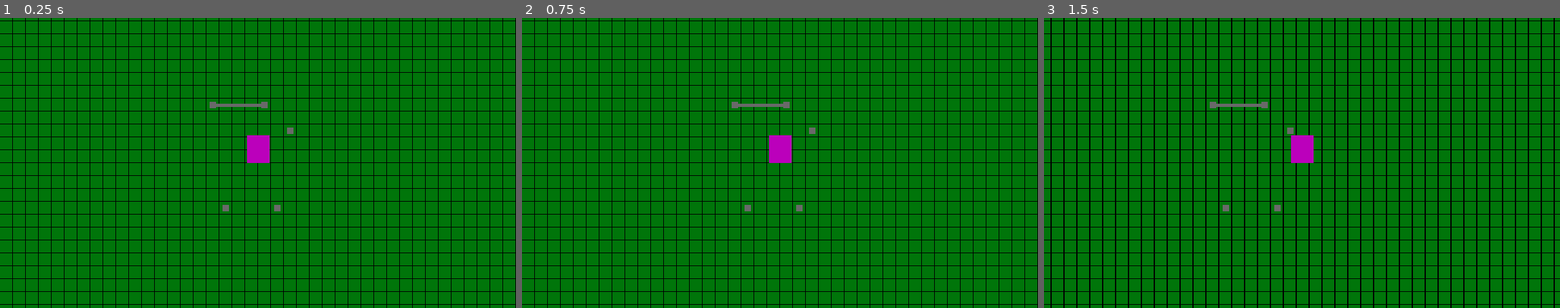
Above: before the commit, frames 1-3 (left to right).
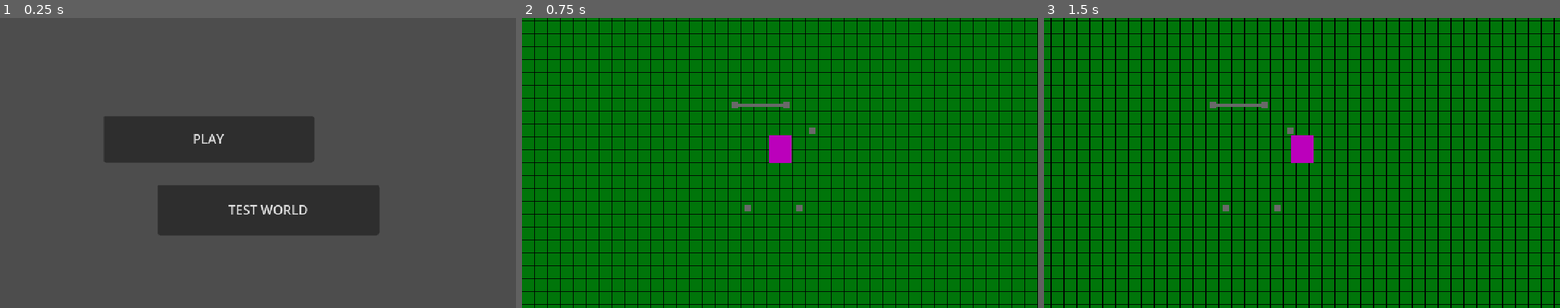
Above: after the commit, the same moments.

Repository: Shusako/godot-project-bm
Game: Godot game, scene res://scenes/main_menu/main_menu.tscn
Same seed, same stepped clock (60 frames per second), same inputs: the game is played once before the commit and once after it. Before the commit the project starts from res://scenes/test.tscn.
Inputs (mouse positions are in pixels of both pictures, inside the frame that each line leads up to):
- Up to frame 1 (0.25 s): no input
- Up to frame 2 (0.75 s): click (790, 209) at 0.5 s, where only the run after the commit has a clickable "TEST WORLD"
- Up to frame 3 (1.5 s): tap Enter at 1.25 s; hold D (move_right) from 1.28 s (still down)

The runs differ from the first frame. In frame 1, 100% of the frame differs, in the area x 0-100%, y 0-100%; in frame 2, nothing differs; in frame 3, nothing differs.

Commit message:
painfully simple main menu

Diff:
--- a/project.godot
+++ b/project.godot
@@ -11,7 +11,7 @@
 [application]
 
 config/name="Project BM"
-run/main_scene="res://scenes/test.tscn"
+run/main_scene="res://scenes/main_menu/main_menu.tscn"
 config/features=PackedStringArray("4.3", "GL Compatibility")
 config/icon="res://icon.svg"
 
--- /dev/null
+++ b/scenes/main_menu/main_menu.gd
@@ -0,0 +1,10 @@
+extends Control
+
+const FIRST_LEVEL = preload("res://scenes/first_level.tscn")
+const TEST_WORLD_LEVEL = preload("res://scenes/test.tscn")
+
+func _on_button_pressed() -> void:
+	get_tree().change_scene_to_packed(FIRST_LEVEL)
+
+func _on_test_world_button_pressed() -> void:
+	get_tree().change_scene_to_packed(TEST_WORLD_LEVEL)
--- /dev/null
+++ b/scenes/main_menu/main_menu.tscn
@@ -0,0 +1,31 @@
+[gd_scene load_steps=2 format=3 uid="uid://fa7a48mbas03"]
+
+[ext_resource type="Script" path="res://scenes/main_menu/main_menu.gd" id="1_3omwk"]
+
+[node name="MainMenu" type="Control"]
+layout_mode = 3
+anchors_preset = 15
+anchor_right = 1.0
+anchor_bottom = 1.0
+grow_horizontal = 2
+grow_vertical = 2
+script = ExtResource("1_3omwk")
+
+[node name="Play Button" type="Button" parent="."]
+layout_mode = 0
+offset_left = 128.0
+offset_top = 121.0
+offset_right = 389.0
+offset_bottom = 179.0
+text = "PLAY"
+
+[node name="Test World Button" type="Button" parent="."]
+layout_mode = 0
+offset_left = 195.0
+offset_top = 207.0
+offset_right = 470.0
+offset_bottom = 269.0
+text = "TEST WORLD"
+
+[connection signal="pressed" from="Play Button" to="." method="_on_button_pressed"]
+[connection signal="pressed" from="Test World Button" to="." method="_on_test_world_button_pressed"]
